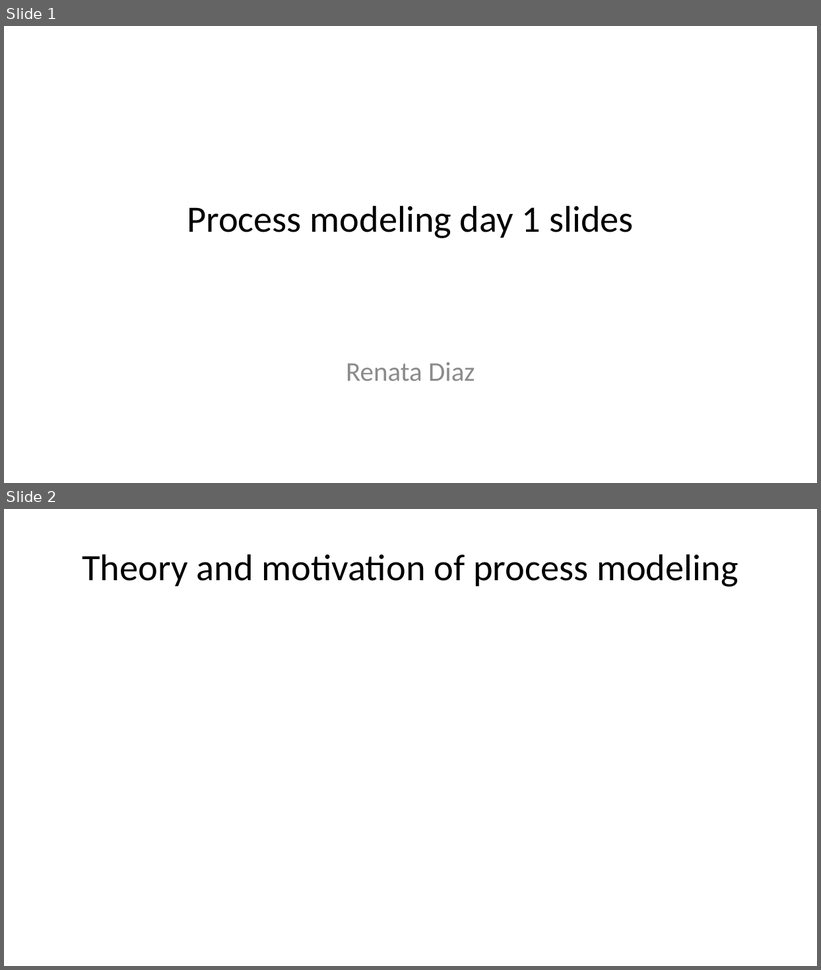
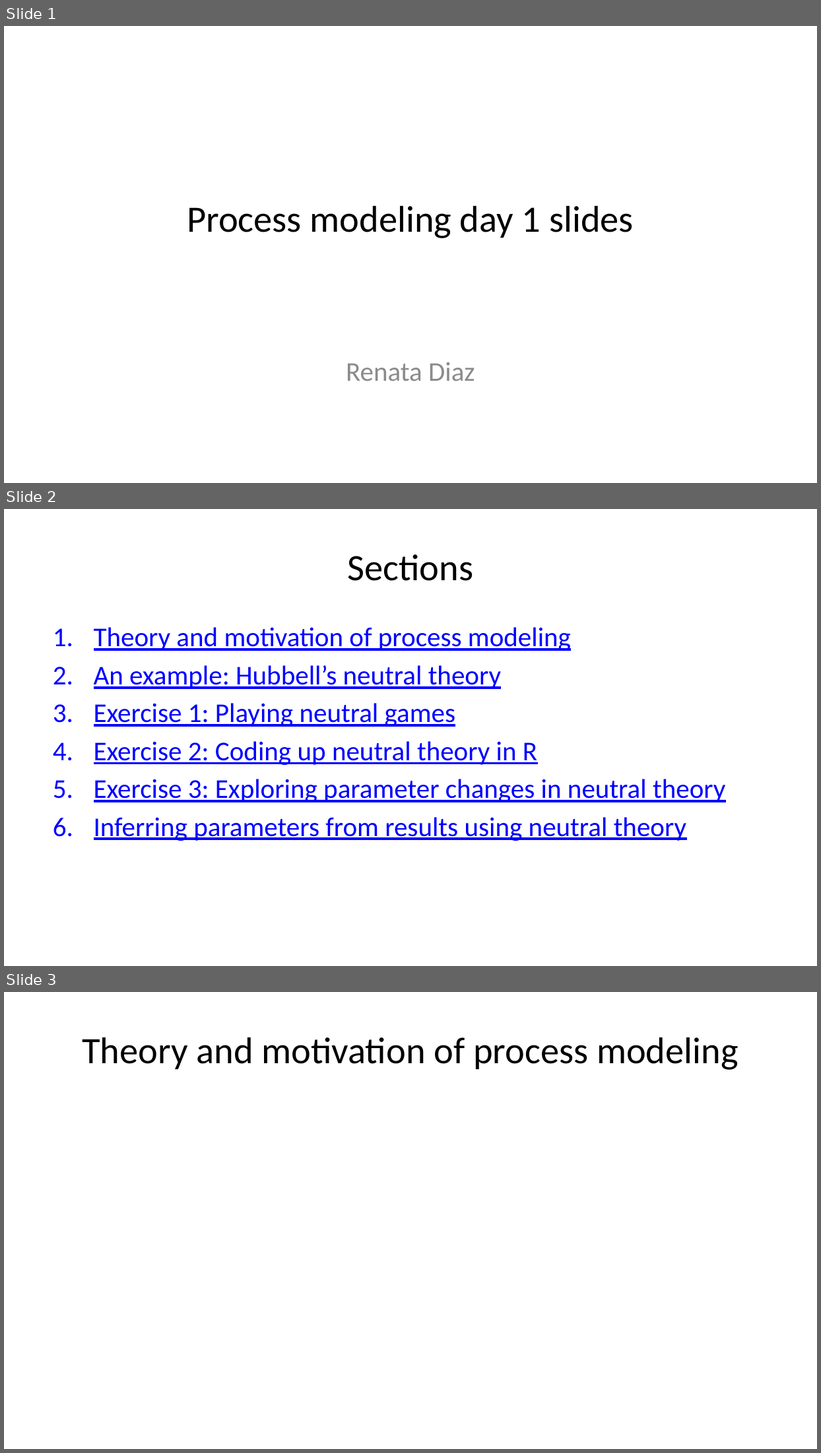
Before and after one commit to role-model/process-models-workshop, a slide deck: slides/day1_slides.pptx. Shown one above the other, each under a label of ours: slides 1 and 2 before the commit, slides 1, 2 and 3 after it. The pictures are 821x970 and 821x1453 pixels, drawn with LibreOffice and Linux fonts; fonts in the diff are those of the drawing. Boxes give left, top, right and bottom in pixels: in the first picture for what was removed or moved away, otherwise in the second. Text is boxed around its words. In the diff, an @@ line names an element or a change of style, - is before the commit and + after.

Commit message:
add slides as pdf and with links

```diff
--- a/slides/day1_slides.pptx
+++ b/slides/day1_slides.pptx
@@ slide 2 added at (x1=4, y1=509, x2=817, y2=966), background #FFFFFF @@
@@ title added at (x1=348, y1=555, x2=474, y2=581), 33 pt, text #000000 @@
+Sections
@@ text added at (x1=94, y1=627, x2=725, y2=841), 24 pt, text #0000FF, underline @@
+1. Theory and motivation of process modeling
+2. An example: Hubbell’s neutral theory
+3. Exercise 1: Playing neutral games
+4. Exercise 2: Coding up neutral theory in R
+5. Exercise 3: Exploring parameter changes in neutral theory
+6. Inferring parameters from results using neutral theory
@@ what was slide 2 is now slide 3 @@
```
Also in this commit, not shown: 1 other file.
